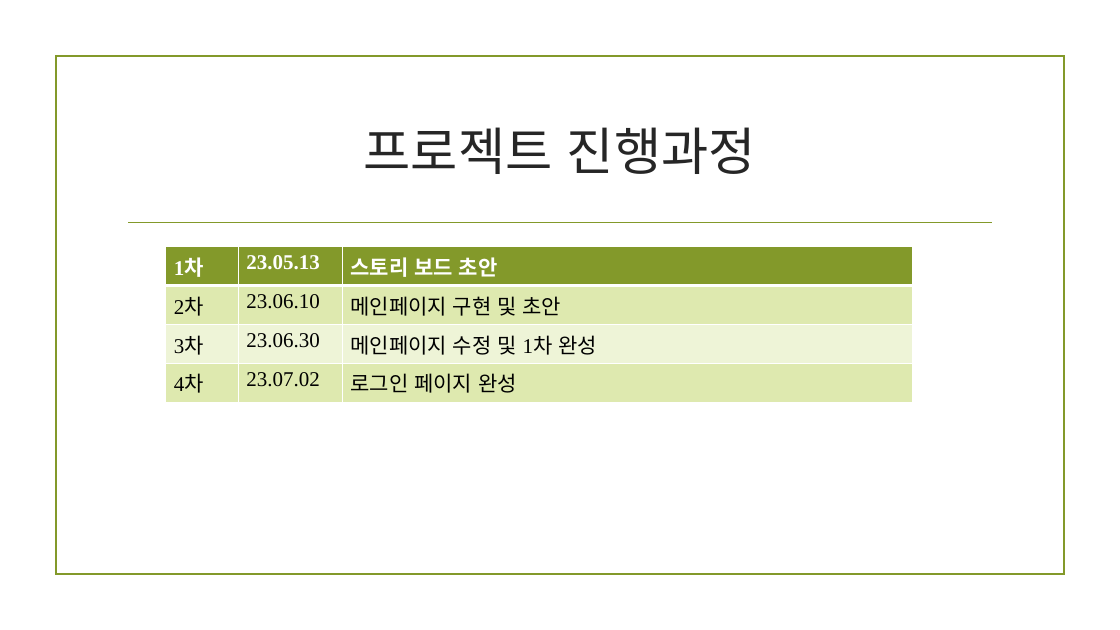
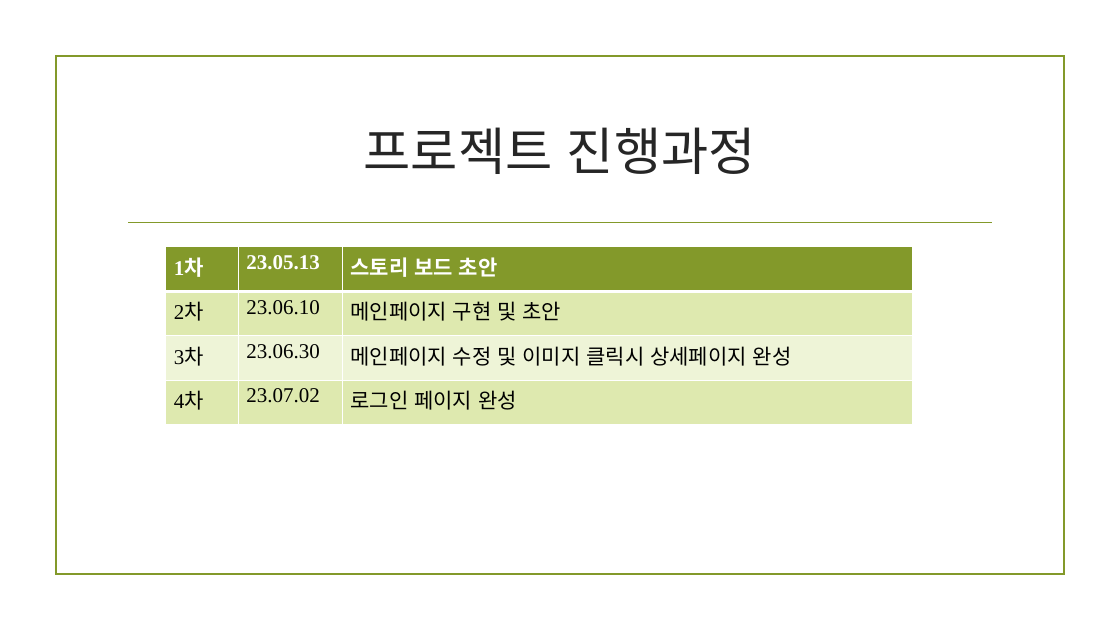
Before and after one commit to duddnr3618/front-end-project01, a slide deck: slide 7 of 22.최영욱Book.pptx. Drawn at 1120x630 pixels with LibreOffice and Linux fonts; fonts in the diff are those of the drawing; background and template pictures are left out. Boxes give left, top, right and bottom in pixels: in the first picture for what was removed or moved away, otherwise in the second. Text is boxed around its words. In the diff, an @@ line names an element or a change of style, - is before the commit and + after.

```diff
--- a/22.최영욱Book.pptx
+++ b/22.최영욱Book.pptx
@@ table at (166,247,912,424) @@
-row 3, column 3: 메인페이지 수정 및 1차 완성
+row 3, column 3: 메인페이지 수정 및 이미지 클릭시 상세페이지 완성
```
Also in this commit, not shown: 2 other slides changed, 1 other file.
